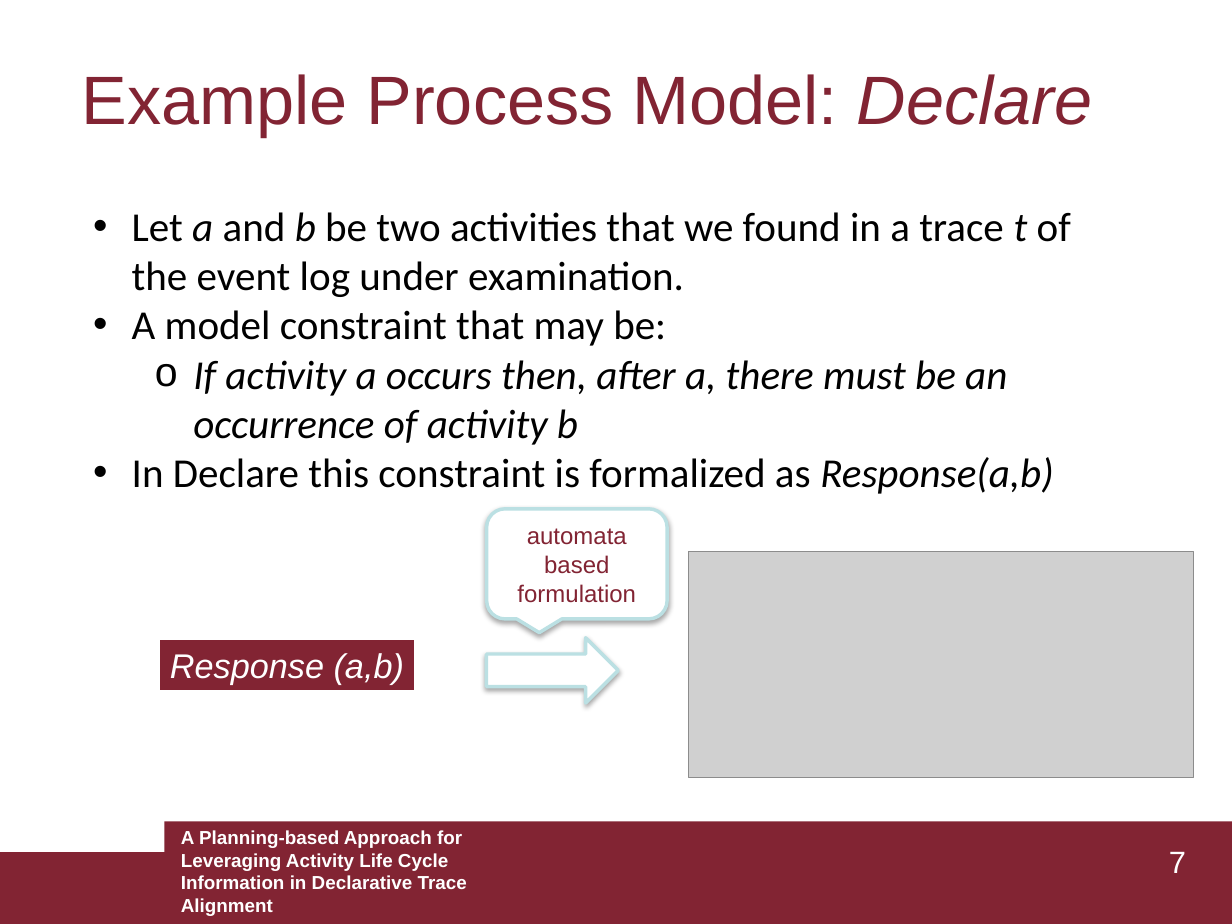
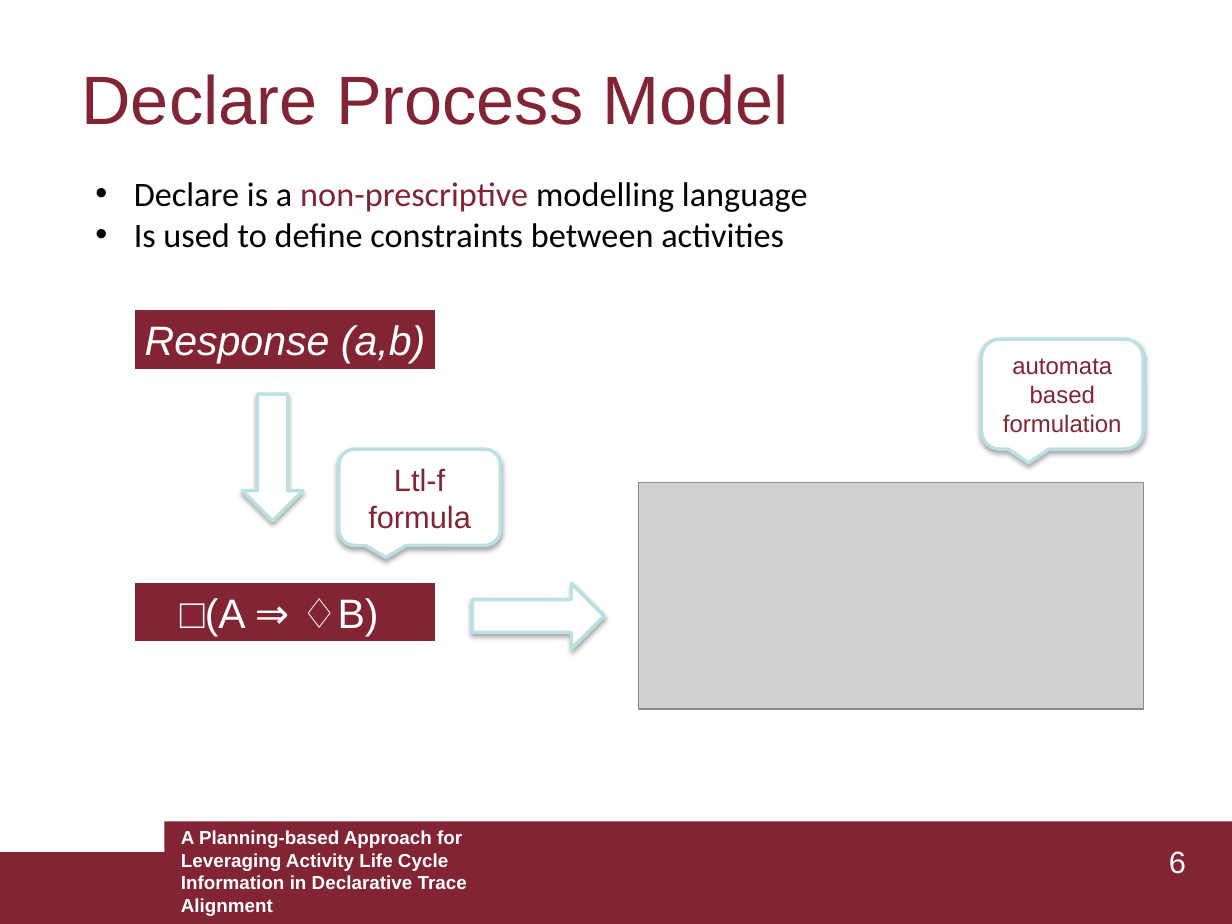
Before and after one commit to GianmarcoBordin/LifeCycleAligner, a slide deck: slide 6 of presentation/Thesis_presentation.pptx (slide 7 before the commit). Drawn at 1232x924 pixels with LibreOffice and Linux fonts; fonts in the diff are those of the drawing; grey boxes stand for pictures. Boxes give left, top, right and bottom in pixels: in the first picture for what was removed or moved away, otherwise in the second. Text is boxed around its words. In the diff, an @@ line names an element or a change of style, - is before the commit and + after.

```diff
--- a/presentation/Thesis_presentation.pptx
+++ b/presentation/Thesis_presentation.pptx
@@ text at (82, 74, 788, 125): text changed @@
-Example Process Model: Declare
+Declare Process Model
@@ text at (134, 182, 808, 248): text changed; size 24 to 20 pt @@
-• Let a and b be two activities that we found in a trace t of the event log under examination.
-• A model constraint that may be:
-  o If activity a occurs then, after a, there must be an occurrence of activity b
-• In Declare this constraint is formalized as Response(a,b)
+• Declare is a non-prescriptive modelling language
+• Is used to define constraints between activities
@@ rectangle "Response (a,b)": place and size @@
-rectangle "Response (a,b)" at (158, 638, 415, 692)
+rectangle "Response (a,b)" at (133, 308, 437, 370)
@@ rectangle "Response (a,b)" at (133, 308, 437, 370): size 20 to 24 pt @@
@@ rounded speech box "automata based formulation": place and size @@
-rounded speech box "automata based formulation" at (487, 509, 667, 618)
+rounded speech box "automata based formulation" at (982, 339, 1143, 448)
@@ right arrow added at (243, 394, 303, 521), fill #FFFFFF, outline #BBE0E3 2 pt @@
@@ rounded speech box added at (339, 450, 500, 546), fill #FFFFFF, outline #BBE0E3 2 pt, 18 pt, text #822433 @@
+Ltl-f formula
@@ picture: place and size @@
-picture at (689, 551, 1194, 777)
+picture at (638, 482, 1143, 708)
@@ rectangle added at (133, 582, 436, 643), fill #822433, outline #FFFFFF 2 pt, 24 pt, text #FFFFFF @@
+□(A ⇒ ♢B)
@@ right arrow: place and size @@
-right arrow at (487, 638, 618, 703)
+right arrow at (472, 584, 604, 649)
@@ page number at (1169, 851, 1186, 874): text changed @@
-7
+6
```
Also in this commit, not shown: 12 other slides changed, 6 slides removed.
